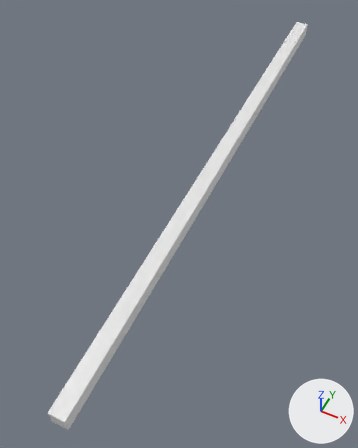
Renders of the OBJ model Assets/middleramp_bump.obj from each side of a commit.
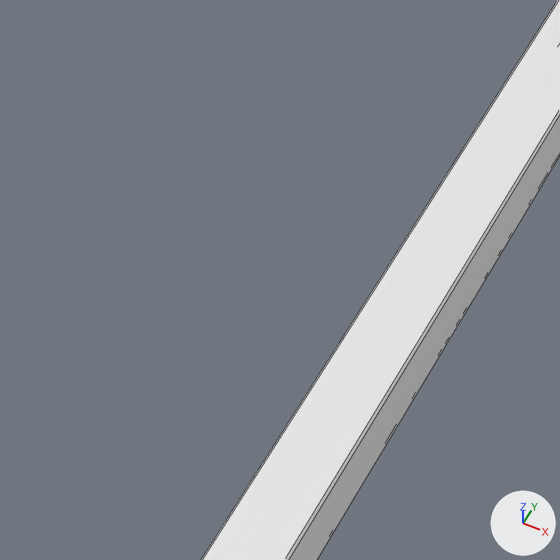
There are two pictures of each version: one whole from a 50 mm camera at (-5.94, -14.13, 7.33) aimed at (-9.47, -7.08, -1.48), one close up on the part from 28% to 63% of the width and 30% to 58% of the height. Arrows for +X, +Y and +Z are at lower right; the lights stay in place. The close-ups show mesh edges as thin lines. Where no turn or scale is listed for an object, it has been applied to the vertices.

Objects in the first close-up: 'Cube.024_Cube.023'.
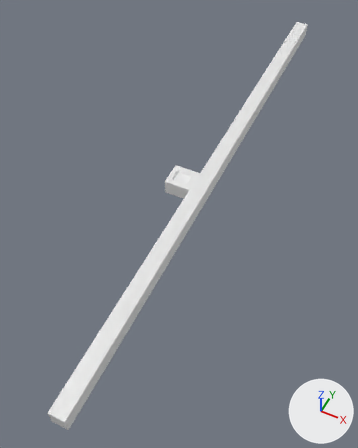
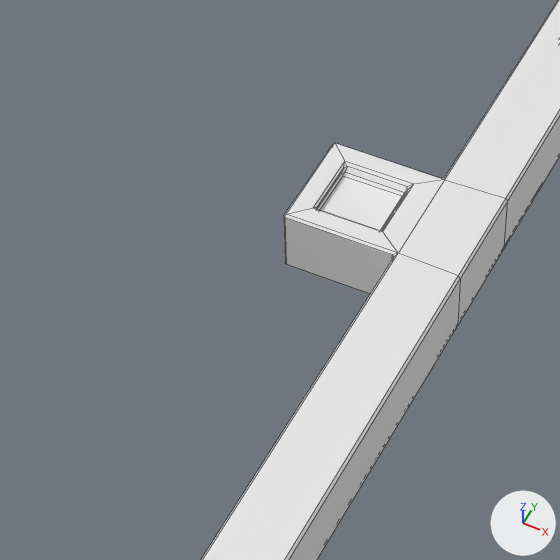
What the commit changed:
me_cube_024_cube_023 is used by ob_cube_024_cube_023; location (0.0, 0.0, 0.0).
me_cube_024_cube_023 had 24 vertices, 26 faces and spanned x -9.3..-8.94, y -12.29..0.55, z -1.22..0.18.
me_cube_024_cube_023 now has 80 vertices, 90 faces and spans x -9.92..-8.94, y -12.29..0.55, z -1.22..0.18.
Part 1, on me_cube_024_cube_023:
8 faces are deleted.
42 vertices are added at x -9.92..-8.94, y -6.92..-6.32, z -0.78..-0.38.
8 new vertices lie (0.0, 0.0, 0.33) away from vertices in x -9.92..-8.94, y -6.92..-6.32, z -0.77..-0.72.
6 new vertices lie (0.34, 0.0, 0.0) away from vertices in x -9.79..-9.78, y -6.81..-6.46, z -0.47..-0.4.
72 new faces join them.

What differs and where, as boxes (x1, y1, x2, y2) in the close-ups (560 x 560 px):
part 1 of me_cube_024_cube_023, built on: (201, 0, 560, 560) in both
